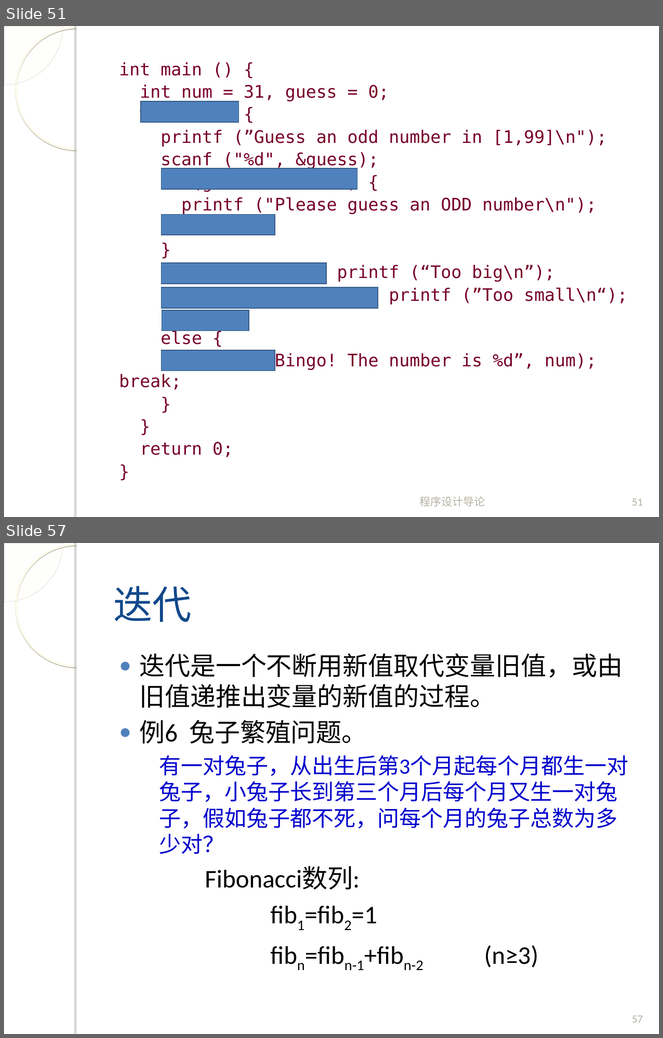
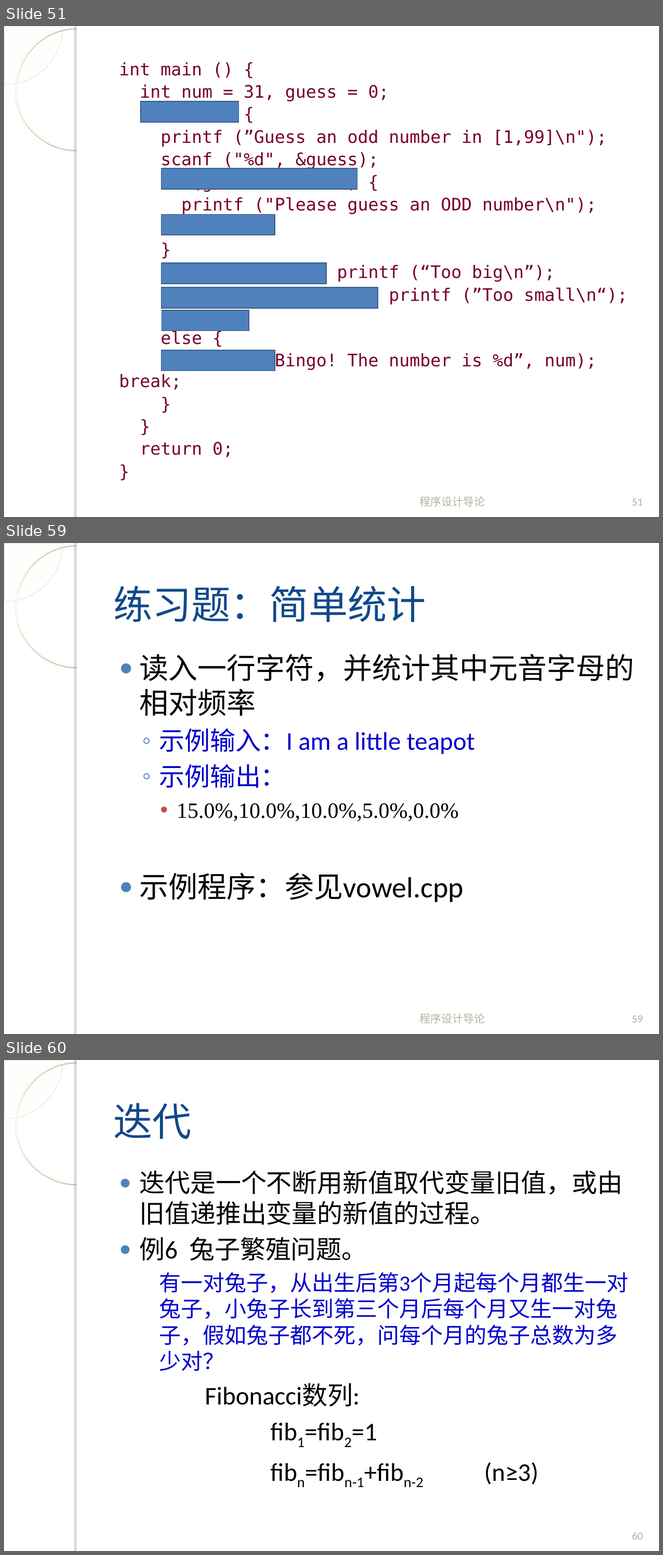
Before and after one commit to fanju1984/introduction-to-programming, a slide deck: introduction-to-programming/slides/2018/04-Control-Statement-2.ppt. Shown one above the other, each under a label of ours: slides 51 and 57 before the commit, slides 51, 59 and 60 after it; the slides between them are not shown. The pictures are 663x1038 and 663x1555 pixels, drawn with LibreOffice and Linux fonts; fonts in the diff are those of the drawing; background and template pictures are left out. Boxes give left, top, right and bottom in pixels: in the first picture for what was removed or moved away, otherwise in the second. Text is boxed around its words. In the diff, an @@ line names an element or a change of style, - is before the commit and + after.

```diff
--- a/introduction-to-programming/slides/2018/04-Control-Statement-2.ppt
+++ b/introduction-to-programming/slides/2018/04-Control-Statement-2.ppt
@@ slide 59 added at [4, 543, 659, 1034], background picture (left out); not listed: 4 template elements that a slide beside it also shows @@
@@ title added at [113, 586, 426, 622], 43 pt, text #11488B @@
+练习题：简单统计
@@ text added at [139, 654, 634, 902], 32 pt, text #000000 @@
+● 读入一行字符，并统计其中元音字母的相对频率
+  ◦ 示例输入：I am a little teapot
+  ◦ 示例输出：
+    • 15.0%,10.0%,10.0%,5.0%,0.0%
+● 示例程序：参见vowel.cpp
@@ text added at [420, 1014, 486, 1024], 12 pt, text #B4B1A0 @@
+程序设计导论
@@ page number added at [632, 1016, 643, 1023], 12 pt, text #B4B1A0 @@
+59
@@ what was slide 57 is now slide 60 @@
@@ page number at [632, 1533, 643, 1540]: text changed @@
-57
+60
```
Also in this commit, not shown: 8 other slides added, 5 slides removed, 7 other files.
